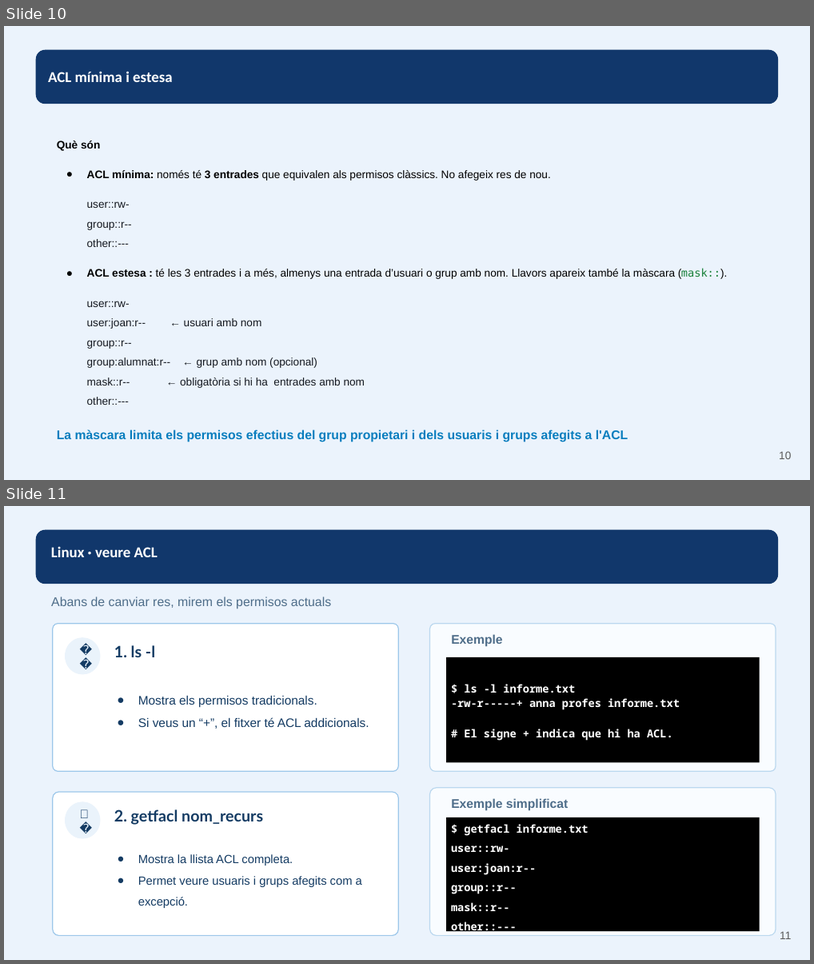
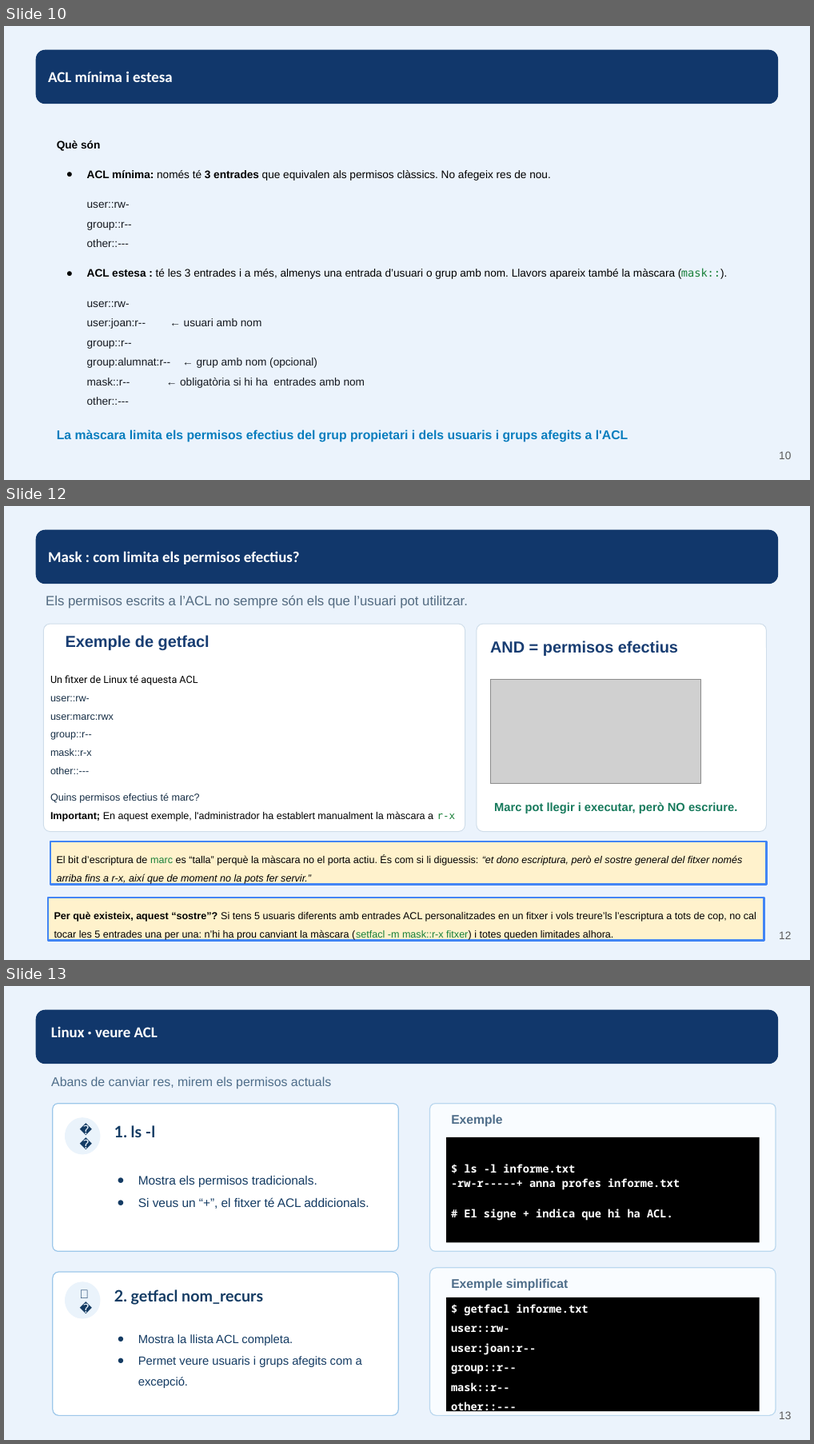
Before and after one commit to ejgutierrez74/smx-seguretat-informatica, a slide deck: materials-ra1/part-vi.pptx. Shown one above the other, each under a label of ours: slides 10 and 11 before the commit, slides 10, 12 and 13 after it; the slides between them are not shown. The pictures are 814x964 and 814x1444 pixels, drawn with LibreOffice and Linux fonts; fonts in the diff are those of the drawing; grey boxes stand for pictures. Boxes give left, top, right and bottom in pixels: in the first picture for what was removed or moved away, otherwise in the second. Text is boxed around its words. In the diff, an @@ line names an element or a change of style, - is before the commit and + after.

```diff
--- a/materials-ra1/part-vi.pptx
+++ b/materials-ra1/part-vi.pptx
@@ slide 12 added at (x1=4, y1=506, x2=810, y2=960), background #EBF3FC; not listed: 1 template element that a slide beside it also shows @@
@@ text added at (x1=48, y1=551, x2=300, y2=564), 18 pt, text #FFFFFF, bold @@
+Mask : com limita els permisos efectius?
@@ text added at (x1=46, y1=595, x2=468, y2=608), 16 pt, text #526A80 @@
+Els permisos escrits a l’ACL no sempre són els que l’usuari pot utilitzar.
@@ rounded rectangle added at (x1=43, y1=624, x2=466, y2=831), fill #FFFFFF, outline #CFDDEA 0.9 pt @@
@@ rounded rectangle added at (x1=477, y1=624, x2=767, y2=831), fill #FFFFFF, outline #CFDDEA 0.9 pt @@
@@ text added at (x1=66, y1=635, x2=210, y2=650), 19 pt, text #183D72, bold @@
+Exemple de getfacl
@@ text added at (x1=490, y1=640, x2=678, y2=656), 19 pt, text #183D72, bold @@
+AND = permisos efectius
@@ text added at (x1=50, y1=675, x2=456, y2=821), 12 pt, text #000000 @@
+Un fitxer de Linux té aquesta ACL
+user::rw-
+user:marc:rwx
+group::r--
+mask::r-x
+other::---
+Quins permisos efectius té marc?
+Important; En aquest exemple, l'administrador ha establert manualment la màscara a r-x
@@ picture added at (x1=490, y1=680, x2=701, y2=784) @@
@@ text added at (x1=494, y1=802, x2=738, y2=813), 14 pt, text #177A5C, bold @@
+Marc pot llegir i executar, però NO escriure.
@@ rectangle added at (x1=50, y1=841, x2=767, y2=884), fill #FFF2CC, outline #4285F4 2.25 pt, 12 pt, text #000000, italic @@
+El bit d’escriptura de marc es “talla” perquè la màscara no el porta actiu. És com si li diguessis: “et dono escriptura, però el sostre general del fitxer només arriba fins a r-x, així que de moment no la pots fer servir.”
@@ rectangle added at (x1=48, y1=897, x2=765, y2=940), fill #FFF2CC, outline #4285F4 2.25 pt, 12 pt, text #000000 @@
+Per què existeix, aquest “sostre”? Si tens 5 usuaris diferents amb entrades ACL personalitzades en un fitxer i vols treure’ls l’escriptura a tots de cop, no cal tocar les 5 entrades una per una: n’hi ha prou canviant la màscara (setfacl -m mask::r-x fitxer) i totes queden limitades alhora.
@@ page number added at (x1=779, y1=931, x2=791, y2=939), 13 pt, text #595959 @@
+12
@@ what was slide 11 is now slide 13 @@
@@ page number at (x1=779, y1=1411, x2=791, y2=1419): text changed @@
-11
+13
```
Also in this commit, not shown: 1 other slide added, 1 other file.
